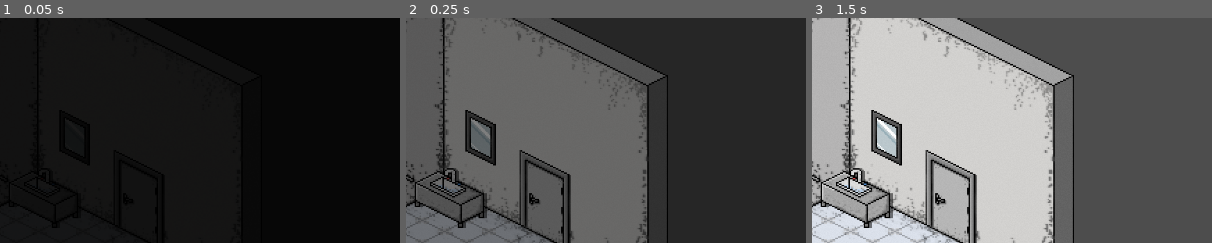
Above: before the commit, frames 1-3 (left to right).
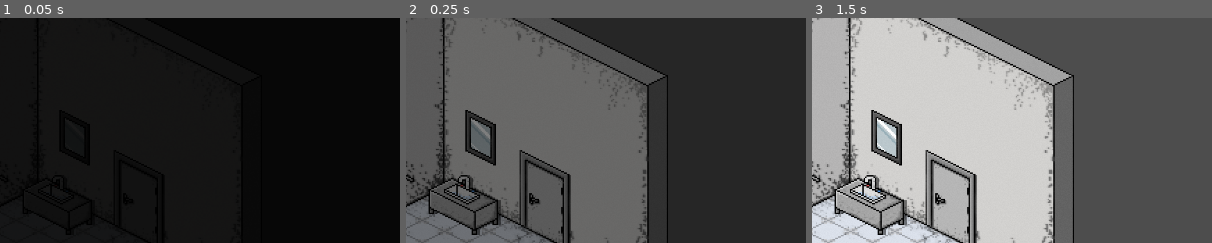
Above: after the commit, the same moments.

Repository: afourneaux/codename-matt-2026
Game: Godot game, scene res://scenes/game-root.tscn
Two runs of this game, one before a commit and one after it. Both use one fixed random seed, a clock stepped at 60 frames per second and the inputs below.
Inputs (mouse positions are % of the whole screen's width and height, from its top left):
- Up to frame 1 (0.05 s): no input
- Up to frame 2 (0.25 s): no input
- Up to frame 3 (1.5 s): move the mouse to (72, 45) at 0.52 s; tap A (a) at 0.6 s; click (72, 45) at 0.67 s; tap D (d) at 0.8 s; drag from (30, 55) to (61, 65) at 1.27 s
The pictures show only the part of the screen within x 45-95%, y 12-62%; the shares and areas given below are measured in that part.

The runs differ from the first frame. In frame 2, 2.0% of the frame differs, in the area x 2-24%, y 66-97%; in frame 3, 2.5%.

Commit message:
Room0 collisions

Diff:
--- /dev/null
+++ b/scenes/rooms/blocker.tscn
@@ -0,0 +1,22 @@
+[gd_scene format=3 uid="uid://dy4kfqxx0hw7f"]
+
+[sub_resource type="GDScript" id="GDScript_ab2as"]
+resource_name = "Blocker"
+script/source = "extends StaticBody2D
+
+
+var blocker_scale
+
+# Called when the node enters the scene tree for the first time.
+func _ready() -> void:
+	$BlockerBox.shape.radius *= blocker_scale
+"
+
+[sub_resource type="CircleShape2D" id="CircleShape2D_ab2as"]
+resource_local_to_scene = true
+
+[node name="Blocker" type="StaticBody2D" unique_id=1159104865]
+script = SubResource("GDScript_ab2as")
+
+[node name="BlockerBox" type="CollisionShape2D" parent="." unique_id=1137989326]
+shape = SubResource("CircleShape2D_ab2as")
--- a/scenes/rooms/room.tscn
+++ b/scenes/rooms/room.tscn
@@ -14,6 +14,7 @@
 
 var door_obj = preload(\"res://scenes/rooms/door.tscn\")
 var interactible_obj = preload(\"res://scenes/rooms/interactible.tscn\")
+var blocker_obj = preload(\"res://scenes/rooms/blocker.tscn\")
 
 func create_link(id, pos, target, enabled):
 	var door = door_obj.instantiate()
@@ -33,7 +34,13 @@
 	interactible.blocker_scale = interaction_data.get('hitbox_scale', 2)
 	interactible.on_approach.connect(on_approach_interactible)
 	interactible.on_leave.connect(on_leave_interactible)
-	add_child(interactible)
+	$Interactibles.add_child(interactible)
+
+func create_blocker(blocker_data):
+	var blocker = blocker_obj.instantiate()
+	blocker.position = blocker_data['position']
+	blocker.blocker_scale = blocker_data[\"hitbox_scale\"]
+	$Blockers.add_child(blocker)
 
 func _on_door_entered(door_id):
 	print(\"Entered door %s to room %s\" % [door_id, room_links[door_id]])
@@ -108,3 +115,5 @@
 [node name="Doors" type="Node2D" parent="." unique_id=248849954]
 
 [node name="Interactibles" type="Node2D" parent="." unique_id=337041232]
+
+[node name="Blockers" type="Node2D" parent="." unique_id=365583815]
--- a/scripts/Factory.gd
+++ b/scripts/Factory.gd
@@ -23,10 +23,32 @@
 			{
 				# sink
 				"id": 2,
-				"position": Vector2(580, 340),
+				"position": Vector2(600, 350),
 				"hitbox_scale": 4,
 				"image": "res://assets/sprites/sink.png",
 				"image_complete": "res://assets/sprites/sink.png"
+			}
+		],
+		"blockers": [
+			{
+				# bench
+				"position": Vector2(750, 500),
+				"hitbox_scale": 4
+			},
+			{
+				# curtain
+				"position": Vector2(450, 400),
+				"hitbox_scale": 1
+			},
+			{
+				# bed
+				"position": Vector2(380, 440),
+				"hitbox_scale": 4
+			},
+			{
+				# sink back
+				"position": Vector2(550, 350),
+				"hitbox_scale": 1
 			}
 		],
 		"image": "res://assets/sprites/room_1.png"
@@ -67,8 +89,6 @@
 			0: 1,
 			1: 4
 		},
-		"interactions": [
-		],
 		"image": "res://assets/sprites/Room_Shape.png"
 	},
 	4: {
@@ -96,8 +116,10 @@
 			data["links"][link],
 			last_door_position == -1 or link != new_door_position
 		)
-	for interaction in data["interactions"]:
+	for interaction in data.get("interactions", []):
 		room.create_interaction(interaction)
+	for blocker in data.get("blockers", []):
+		room.create_blocker(blocker)
 	var character = character_obj.instantiate()
 	if last_door_position == -1:
 		character.position = ROOM_CENTRE
Not shown, added: assets/sprites/Main_character_closeup.png.import
